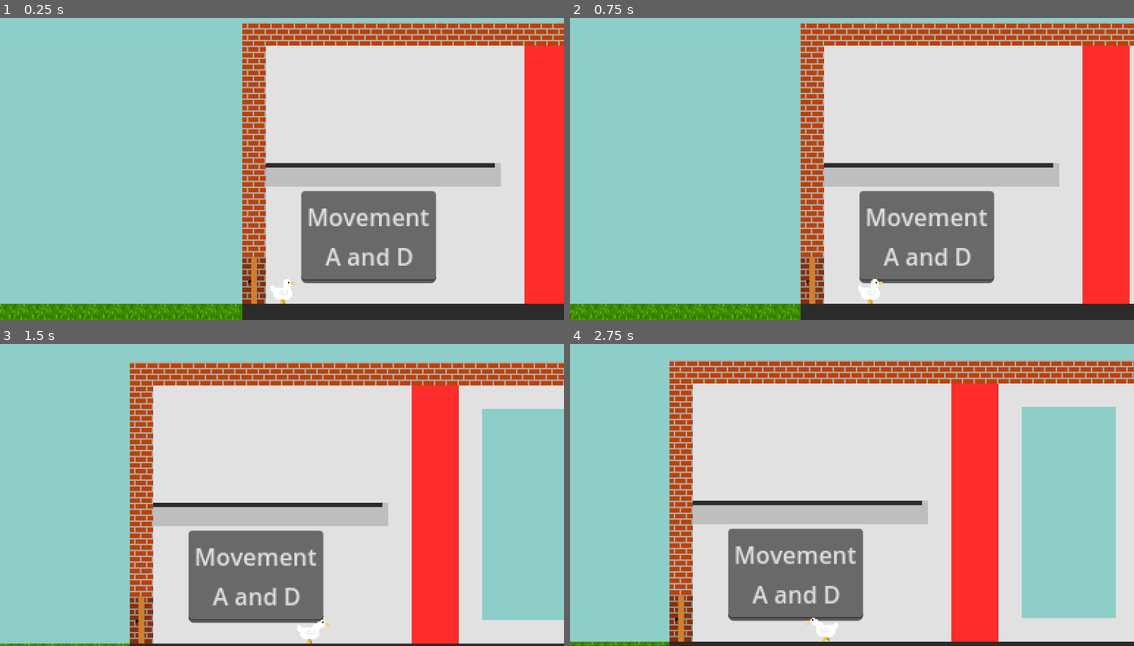
Above: before the commit, frames 1-4 (two rows, left to right).
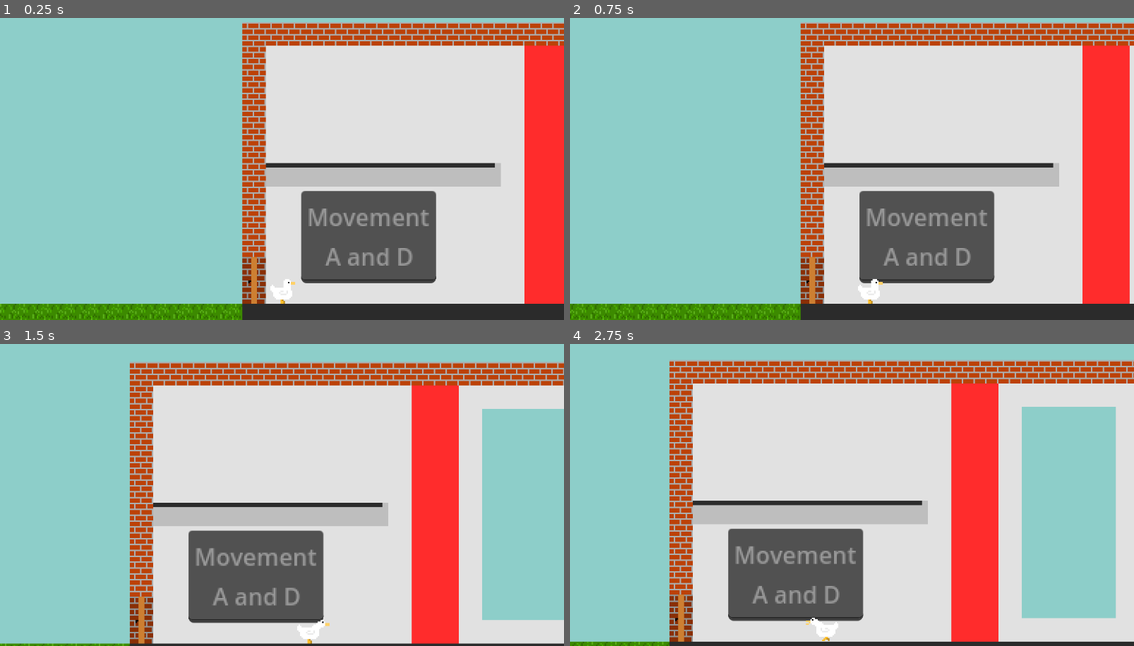
Above: after the commit, the same moments.

Repository: loholla/Goose-Terror
Game: Godot game, scene res://Scenes/Levels/Level0-Rendleman.tscn
Same seed, same stepped clock (60 frames per second), same inputs: the game is played once before the commit and once after it. This scene is started directly instead of the project's main scene.
Inputs (mouse positions are in pixels of both pictures, inside the frame that each line leads up to):
- Up to frame 1 (0.25 s): no input
- Up to frame 2 (0.75 s): tap Enter at 0.5 s; move the mouse to (976, 144) at 0.52 s; hold Right (Right) from 0.53 s (still down); click (976, 144) at 0.67 s
- Up to frame 3 (1.5 s): keep holding Right (Right); tap Up (Up) at 0.77, 1.07 s; move the mouse to (169, 504) at 1.27 s; click (169, 504) at 1.42 s
- Up to frame 4 (2.75 s): tap Up (Up) at 1.52, 1.82 s; move the mouse to (908, 416) at 2.02 s; release Right (Right) at 2.03 s; hold Left (Left) from 2.03 s (still down); click (908, 416) at 2.17 s

The runs differ from the first frame. In frame 1, 1.5% of the frame differs, in the area x 53-78%, y 57-88%; in frame 2, 1.5%, in the area x 51-76%, y 57-88%; in frame 3, 1.5%; in frame 4, 1.5%.

Commit message:
fixed rendleman text

Diff:
--- a/Scenes/Levels/Level0-Rendleman.tscn
+++ b/Scenes/Levels/Level0-Rendleman.tscn
@@ -30,6 +30,14 @@
 offset_bottom = -14.0
 text = "Movement
    A and D"
+editable = false
+context_menu_enabled = false
+shortcut_keys_enabled = false
+selecting_enabled = false
+deselect_on_focus_loss_enabled = false
+drag_and_drop_selection_enabled = false
+virtual_keyboard_enabled = false
+middle_mouse_paste_enabled = false
 
 [node name="TextEdit2" type="TextEdit" parent="Control"]
 layout_mode = 0
@@ -39,6 +47,14 @@
 offset_bottom = -65.0
 text = "Jump
    W"
+editable = false
+context_menu_enabled = false
+shortcut_keys_enabled = false
+selecting_enabled = false
+deselect_on_focus_loss_enabled = false
+drag_and_drop_selection_enabled = false
+virtual_keyboard_enabled = false
+middle_mouse_paste_enabled = false
 
 [node name="TextEdit3" type="TextEdit" parent="Control"]
 layout_mode = 0
@@ -48,6 +64,14 @@
 offset_bottom = -10.0
 text = "Run into the door
 to proceed ->"
+editable = false
+context_menu_enabled = false
+shortcut_keys_enabled = false
+selecting_enabled = false
+deselect_on_focus_loss_enabled = false
+drag_and_drop_selection_enabled = false
+virtual_keyboard_enabled = false
+middle_mouse_paste_enabled = false
 
 [node name="BookCase" parent="." instance=ExtResource("2_i5pwh")]
 position = Vector2(496, -23)
